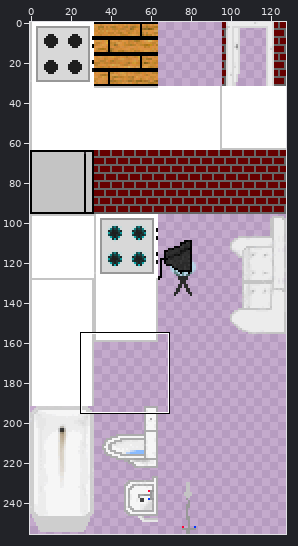
Sprite sheet -- assets/maps/home tileset.png. Above: a wide view before the commit, with the close-up outlined.
Close-up. First the earlier version:
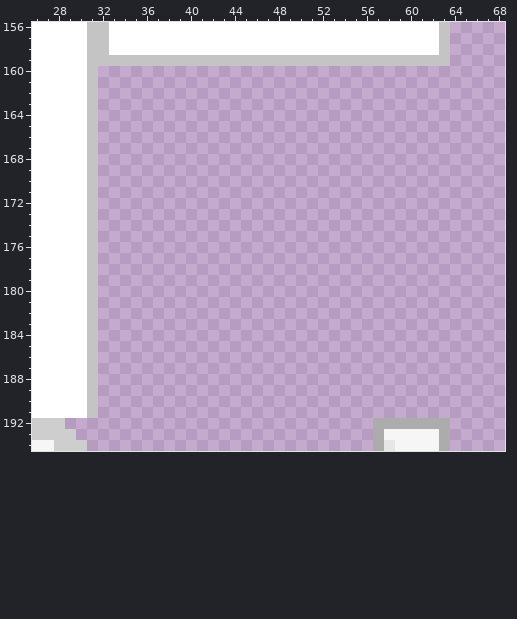
The file is 128x256 pixels. Pixels under 10% opacity are left out. Colours within 5 levels of each other are drawn and written as one. Shown: x 26..68, y 156..194. The commit also changed other parts of the picture, which this record leaves out.
And afterwards:
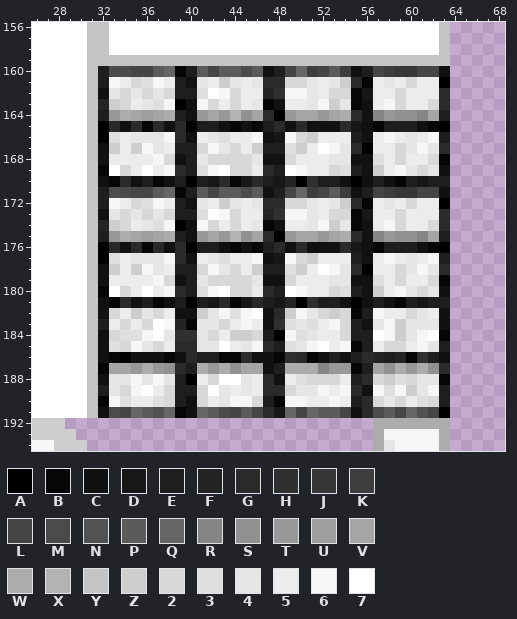
Palette (. is transparent): A #000000  B #060606  C #111111  D #171717  E #1e1e1e  F #242424  G #2a2a2a  H #303030  J #373737  K #3d3d3d  L #454545  M #4b4b4b  N #525252  P #5b5b5b  Q #666666  R #858585  S #919191  T #989898  U #9e9e9e  V #a5a5a5  W #acacac  X #b3b3b3  Y #c4c4c4  Z #cecece  2 #d8d8d8  3 #dfdfdf  4 #e6e6e6  5 #ececec  6 #f6f6f6  7 #ffffff
The exact change:
@@ x 26..68 @@
 159 77777YYYYYYYYYYYYYYYYYYYYYYYYYYYYYYYYY.....
-160 77777Y.....................................
-161 77777Y.....................................
-162 77777Y.....................................
-163 77777Y.....................................
-164 77777Y.....................................
-165 77777Y.....................................
-166 77777Y.....................................
-167 77777Y.....................................
-168 77777Y.....................................
-169 77777Y.....................................
-170 77777Y.....................................
-171 77777Y.....................................
-172 77777Y.....................................
-173 77777Y.....................................
-174 77777Y.....................................
-175 77777Y.....................................
-176 77777Y.....................................
-177 77777Y.....................................
-178 77777Y.....................................
-179 77777Y.....................................
-180 77777Y.....................................
-181 77777Y.....................................
-182 77777Y.....................................
-183 77777Y.....................................
-184 77777Y.....................................
-185 77777Y.....................................
-186 77777Y.....................................
-187 77777Y.....................................
-188 77777Y.....................................
-189 77777Y.....................................
-190 77777Y.....................................
-191 77777Y.....................................
+160 77777YEMMLLPQBEPLPPMPCELQKLPKCELKJJLLC.....
+161 77777YE652365EC45Z454GG22454ZGB545255A.....
+162 77777YC424242EE376255FH664522BD552555G.....
+163 77777YFZ25436AC625254BC5546Z4BC562552G.....
+164 77777YETWVUVWECTVTXSVGATVVTVWGCRTSSRVE.....
+165 77777YAGCGBGCGAEECBCBEGCGCCCGDCBEEECBA.....
+166 77777YA354446GC543556CD62Z555EC565456E.....
+167 77777YCZ5Z645EE26425ZEE3Z5764GA552464G.....
+168 77777YC555562CE422224CC255544CC352552B.....
+169 77777YB725756GE367225GE765523ECZ56424C.....
+170 77777YCBGCEBCEAEDGBDGEDFAHEECACECBEDEE.....
+171 77777YEMMLLPQBEPLPPMPCELQKLPKCELKJJLLC.....
+172 77777YE652365EC45Z454GG22454ZGB545255A.....
+173 77777YC424242EE376255FH664522BD552555G.....
+174 77777YFZ25436AC625254BC5546Z4BC562552G.....
+175 77777YETWVUVWECTVTXSVGATVVTVWGCRTSSRVE.....
+176 77777YAGCGBGCGAEECBCBEGCGCCCGDCBEEECBA.....
+177 77777YA354446GC543556CD62Z555EC565456E.....
+178 77777YCZ5Z645EE26425ZEE3Z5764GA552464G.....
+179 77777YC555562CE422224CC255544CC352552B.....
+180 77777YB725756GE367225GE765523ECZ56424C.....
+181 77777YCBGCEBCEAEDGBDGEDFAHEECACECBEDEE.....
+182 77777YC25Z425CCZ46367CGZ642Z2BE655245C.....
+183 77777YE525276FB442565CH343562EC46Z444C.....
+184 77777YC233674HH425ZZ2EA634552EE76Z467B.....
+185 77777YC326425GG447546GE346756BE522564E.....
+186 77777YCBACCCBCGEEBBGCCBHGBCECEGFEFBHEC.....
+187 77777YBVVTWTSGEWTWSVVCEWWWRTTBEVSWTWSG.....
+188 77777YC446464EA527745GC532225EG2Z3244B.....
+189 77777YE426752EE274545GG244656GC636Z46E.....
+190 77777YB635532EC254662EB665565EG242532E.....
+191 77777YCMLQPNQBCQPMLPLGDQLQPPLCGMPLQNLA.....
 192 ZZZ............................WWWWWWW.....
